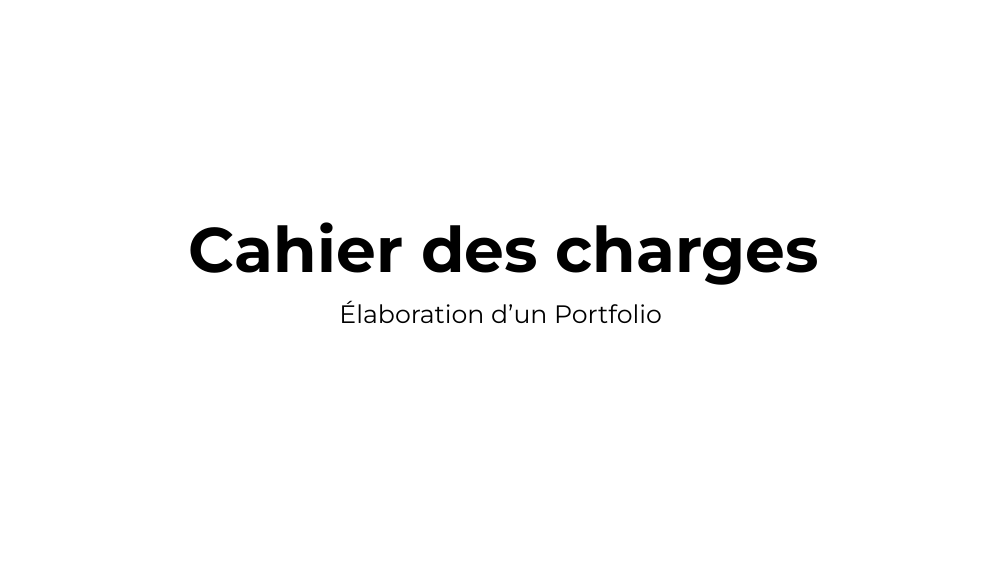
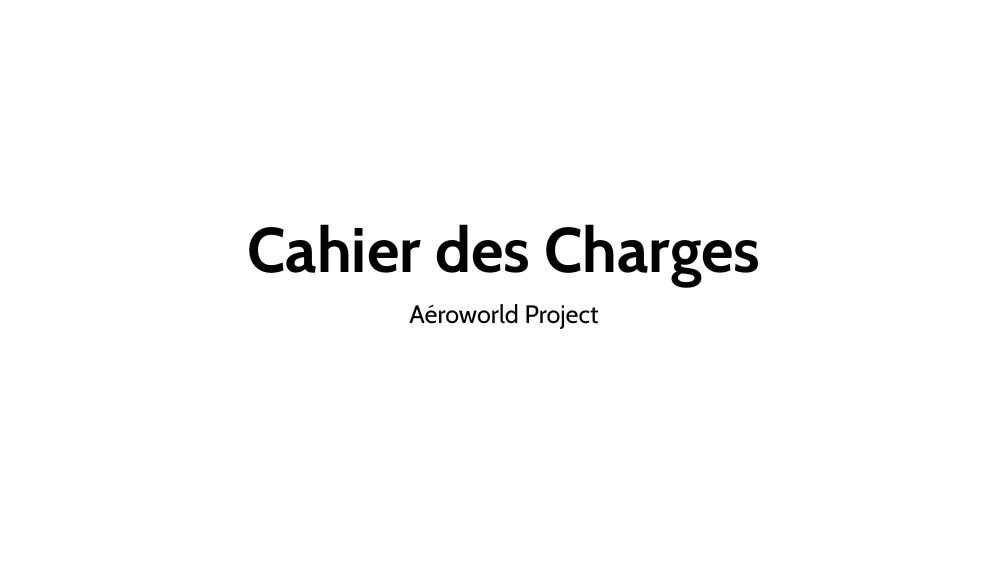
Before and after one commit to obenmaha/Download, a slide deck: slide 1 of Trame cahier des charges.pptx. Drawn at 1008x567 pixels with LibreOffice and Linux fonts; fonts in the diff are those of the drawing. Boxes give left, top, right and bottom in pixels: in the first picture for what was removed or moved away, otherwise in the second. Text is boxed around its words. In the diff, an @@ line names an element or a change of style, - is before the commit and + after.

```diff
--- a/Trame cahier des charges.pptx
+++ b/Trame cahier des charges.pptx
@@ title at (x1=247, y1=224, x2=760, y2=287): text changed; font Montserrat to Cabin @@
-Cahier des charges
+Cahier des Charges
@@ subtitle at (x1=409, y1=304, x2=599, y2=329): text changed; font Montserrat to Cabin @@
-Élaboration d’un Portfolio
+Aéroworld Project
```
Also in this commit, not shown: 6 other slides changed, 2 slides added, 7 slides removed.
